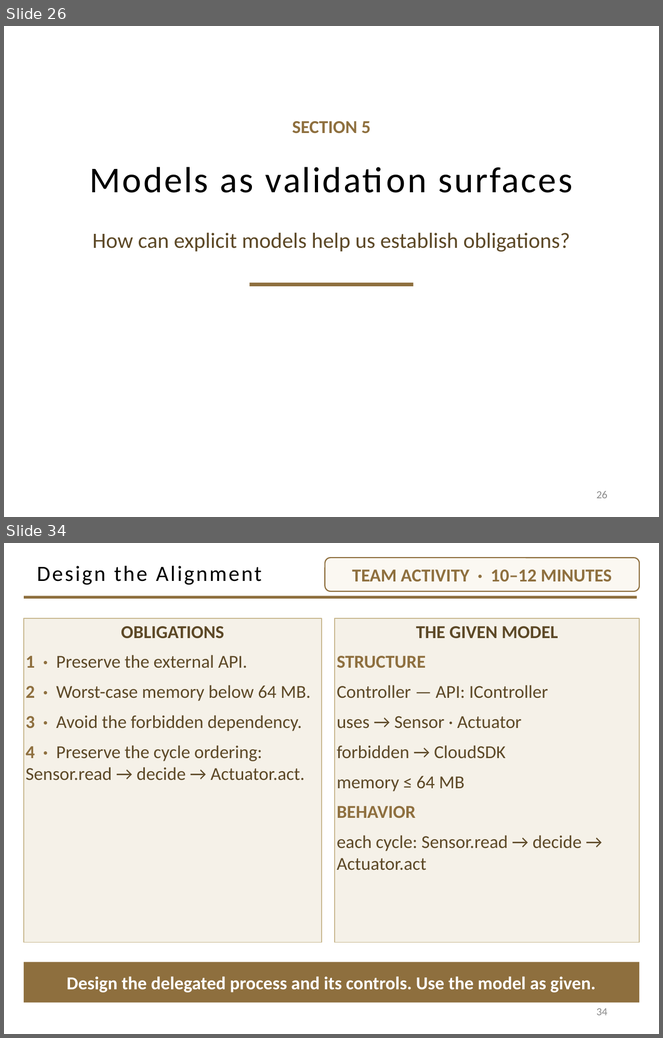
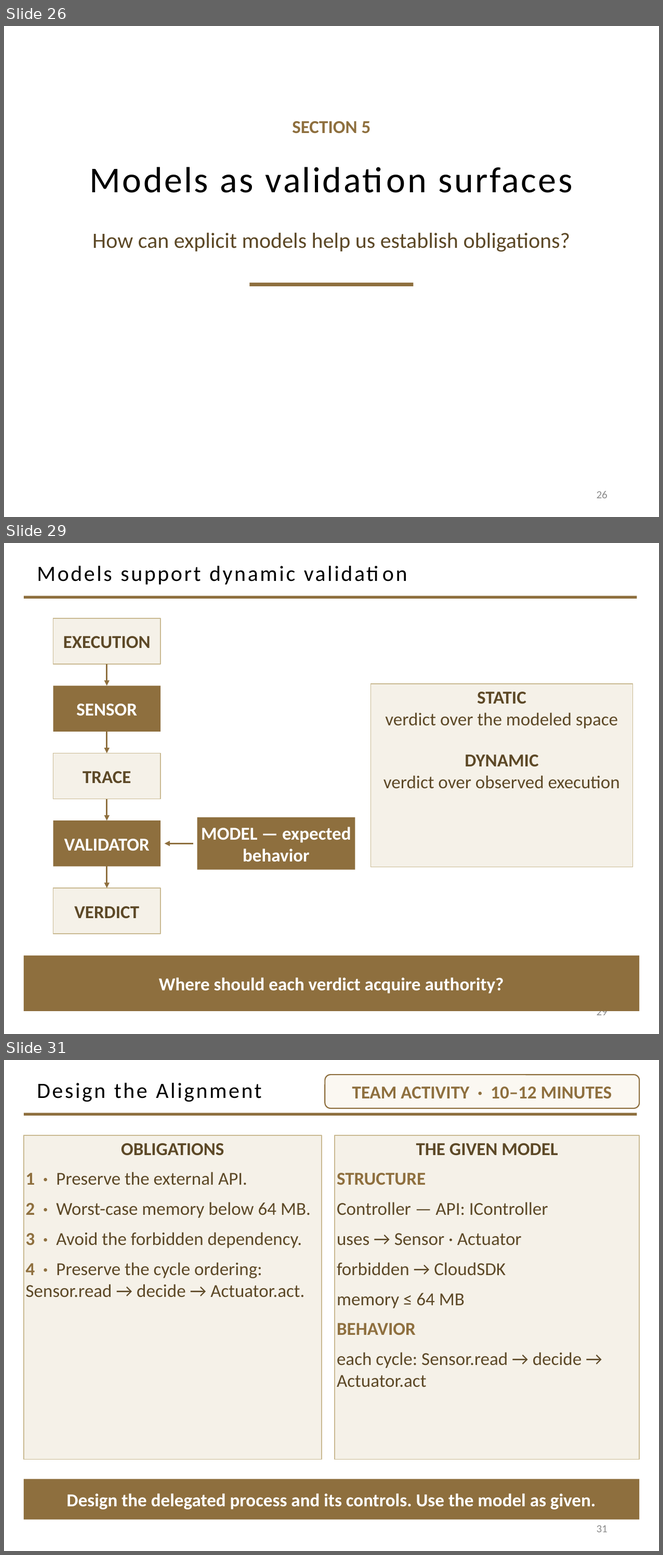
Before and after one commit to davisjam/model-based-agentic-software-engineering, a slide deck: course/lectures/act-2-delegation-and-control/03-alignment/2-3-Alignment.pptx. Shown one above the other, each under a label of ours: slides 26 and 34 before the commit, slides 26, 29 and 31 after it; the slides between them are not shown. The pictures are 663x1038 and 663x1555 pixels, drawn with LibreOffice and Linux fonts; fonts in the diff are those of the drawing; background and template pictures are left out. Boxes give left, top, right and bottom in pixels: in the first picture for what was removed or moved away, otherwise in the second. Text is boxed around its words. In the diff, an @@ line names an element or a change of style, - is before the commit and + after.

Commit message:
deck 2-3: section 5 merges — models buy-us into lab-models slide, static/dynamic to two slides with corrected lab questions, agreement triangle absorbs three-kinds-of-claim (36->33)

```diff
--- a/course/lectures/act-2-delegation-and-control/03-alignment/2-3-Alignment.pptx
+++ b/course/lectures/act-2-delegation-and-control/03-alignment/2-3-Alignment.pptx
@@ slide 29 added at [4, 543, 659, 1034], background #FFFFFF; not listed: 1 template element that a slide beside it also shows @@
@@ title added at [37, 565, 295, 585], 24 pt, text #000000 @@
+Models support dynamic validation
@@ rectangle added at [53, 618, 161, 664], fill #F5F1E8, outline #C9B991 1 pt, 20 pt, text #5C4826, bold @@
+EXECUTION
@@ arrow added from (107, 664) to (107, 686), #8E6F3E 1.5 pt @@
@@ rectangle added at [53, 686, 161, 732], fill #8E6F3E, 20 pt, text #FFFFFF, bold @@
+SENSOR
@@ rectangle added at [371, 684, 633, 867], fill #F5F1E8, outline #C9B991 1 pt, 20 pt, text #5C4826 @@
+STATIC
+verdict over the modeled space
+DYNAMIC
+verdict over observed execution
@@ arrow added from (107, 732) to (107, 753), #8E6F3E 1.5 pt @@
@@ rectangle added at [53, 753, 161, 799], fill #F5F1E8, outline #C9B991 1 pt, 20 pt, text #5C4826, bold @@
+TRACE
@@ arrow added from (107, 799) to (107, 821), #8E6F3E 1.5 pt @@
@@ rectangle added at [53, 821, 161, 866], fill #8E6F3E, 20 pt, text #FFFFFF, bold @@
+VALIDATOR
@@ rectangle added at [197, 818, 355, 870], fill #8E6F3E, 20 pt, text #FFFFFF, bold @@
+MODEL — expected behavior
@@ arrow added from (193, 844) to (165, 844), #8E6F3E 1.5 pt @@
@@ arrow added from (107, 866) to (107, 888), #8E6F3E 1.5 pt @@
@@ rectangle added at [53, 888, 161, 934], fill #F5F1E8, outline #C9B991 1 pt, 20 pt, text #5C4826, bold @@
+VERDICT
@@ rectangle added at [24, 956, 639, 1012], fill #8E6F3E, 20 pt, text #FFFFFF, bold @@
+Where should each verdict acquire authority?
@@ page number added at [597, 1006, 608, 1019], 12 pt, text #8C8C8C @@
+29
@@ what was slide 34 is now slide 31 @@
@@ page number at [597, 1525, 608, 1533]: text changed @@
-34
+31
```
Also in this commit, not shown: 3 slides changed, 4 slides removed.
